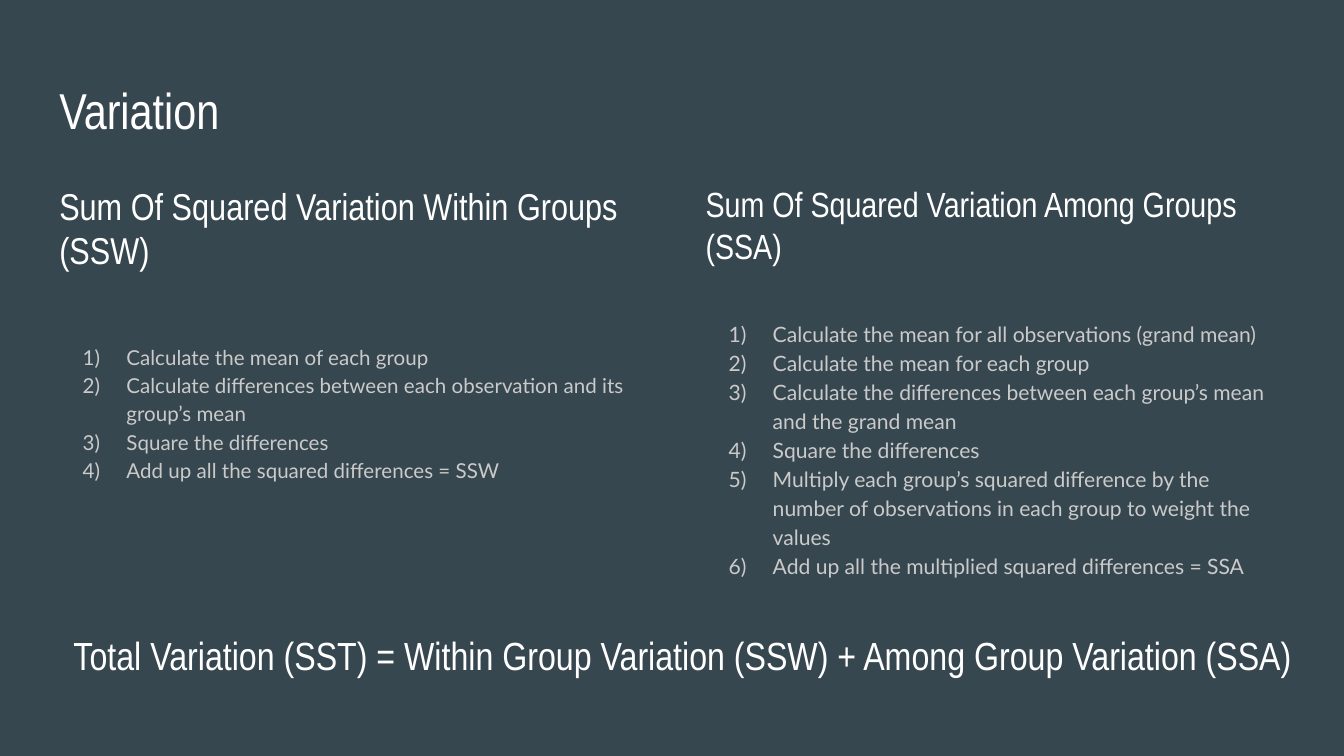
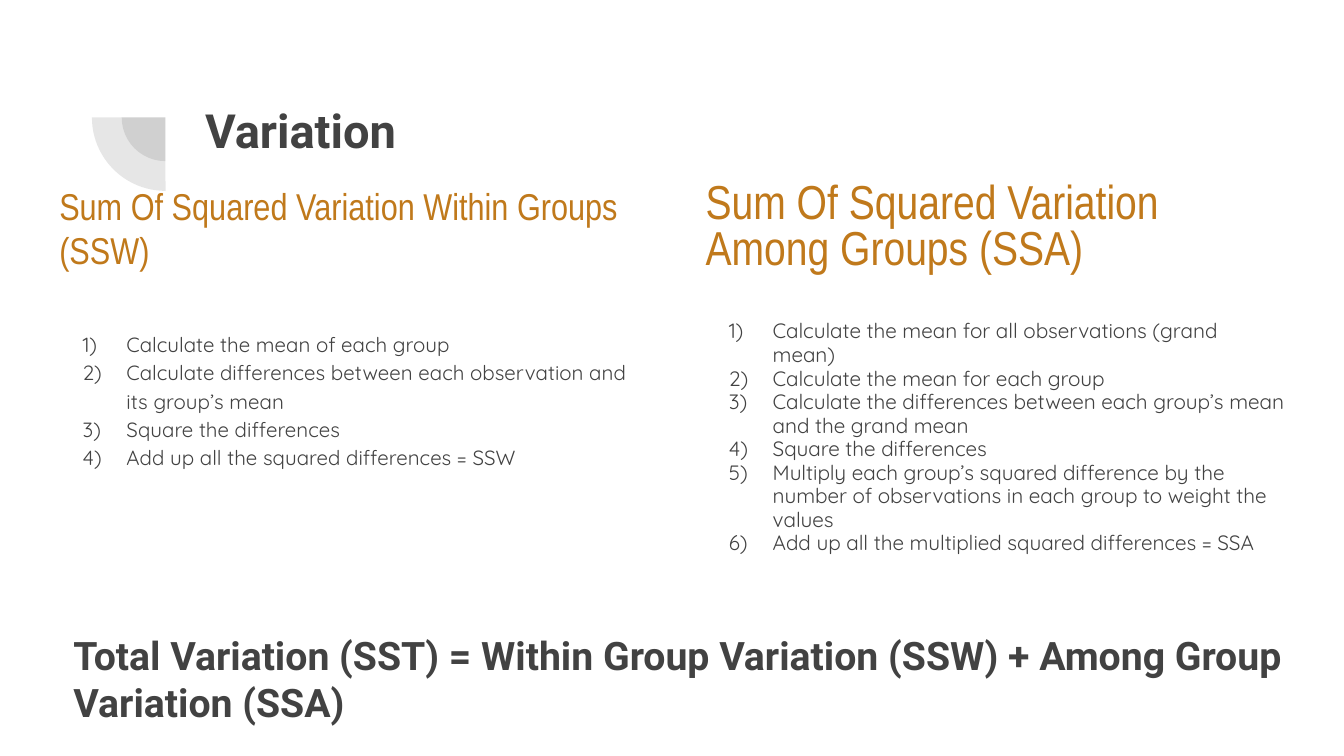
Before and after one commit to rjwrobel86/Python4Statistics, a slide deck: slide 8 of Stuff For Class/Slides/ANOVA.pptx (slide 5 before the commit). Drawn at 1344x756 pixels with LibreOffice and Linux fonts; fonts in the diff are those of the drawing. Boxes give left, top, right and bottom in pixels: in the first picture for what was removed or moved away, otherwise in the second. Text is boxed around its words. In the diff, an @@ line names an element or a change of style, - is before the commit and + after.

```diff
--- a/Stuff For Class/Slides/ANOVA.pptx
+++ b/Stuff For Class/Slides/ANOVA.pptx
@@ background #37474F to #FFFFFF @@
@@ pie slice (boxed as its full ellipse) added at [91, 44, 238, 191], fill #424242 at 13% opacity @@
@@ pie slice (boxed as its full ellipse) added at [122, 74, 210, 161], fill #424242 at 13% opacity @@
@@ title "Variation": place and size @@
-title "Variation" at [59, 92, 219, 130]
+title "Variation" at [205, 113, 396, 149]
@@ title "Variation" at [205, 113, 396, 149]: size 27 to 25.2 pt, font Arial Narrow to Roboto, text colour #FFFFFF to #424242, bold on @@
@@ text "Sum Of Squared Variation Within ..." at [59, 193, 626, 469]: text colour #FFFFFF to #C0791B in "Sum Of Squared Variation Within Groups (SSW)"; font Lato to Quicksand, text colour #CACACA to #424242 in "Calculate the mean of each group", "Calculate differences between each observation and its ...", "Square the differences", "Add up all the squared differences = ..."; bullet colour #CACACA to #424242 @@
@@ text "Sum Of Squared Variation Among ..." at [706, 184, 1284, 554]: size 18.8 to 25.5 pt, text colour #FFFFFF to #C0791B in "Sum Of Squared Variation Among Groups (SSA)"; size 11.2 to 11.1 pt, font Lato to Quicksand, text colour #CACACA to #424242 in "Calculate the mean for all observations (grand ...", "Calculate the mean for each group", "Calculate the differences between each group’s mean ...", "Square the differences" and 2 more places; line spacing 1 to 0.8; line spacing 1.15 to 0.95; bullet colour #CACACA to #424242 @@
@@ title "Total Variation (SST) = Within ..." at [73, 639, 1281, 726]: font Arial Narrow to Roboto, text colour #FFFFFF to #424242, bold on @@
```
Also in this commit, not shown: 10 other slides changed, 8 slides added, 4 slides removed, 25 other files.
